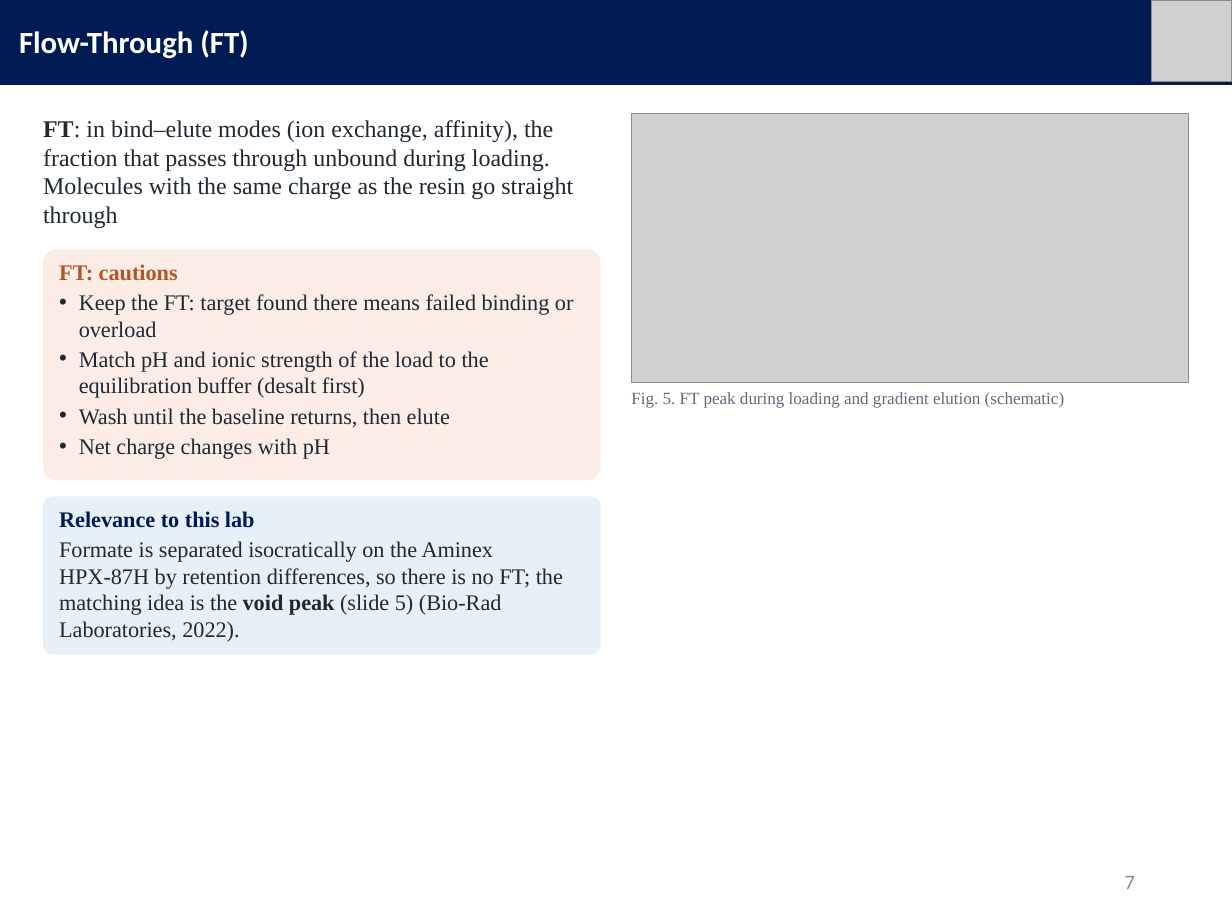
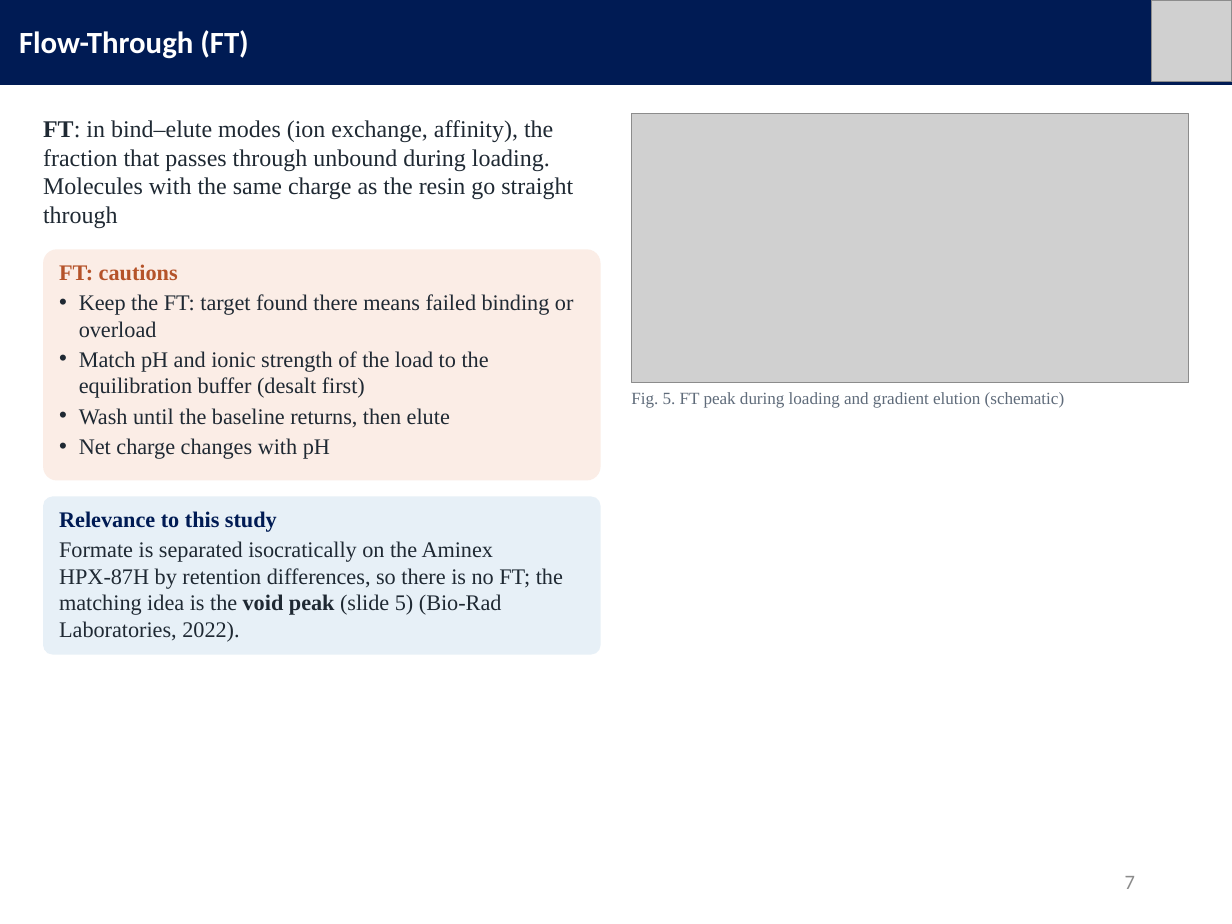
Before and after one commit to mingyu221/office, a slide deck: slide 7 of HPLC_formate_slides_EN.pptx. Drawn at 1232x924 pixels with LibreOffice and Linux fonts; fonts in the diff are those of the drawing; grey boxes stand for pictures. Boxes give left, top, right and bottom in pixels: in the first picture for what was removed or moved away, otherwise in the second. Text is boxed around its words. In the diff, an @@ line names an element or a change of style, - is before the commit and + after.

```diff
--- a/HPLC_formate_slides_EN.pptx
+++ b/HPLC_formate_slides_EN.pptx
@@ text at <box>59,511,277,532</box>: text changed @@
-Relevance to this lab
+Relevance to this study
```
Also in this commit, not shown: 2 other slides changed, 1 other file.
